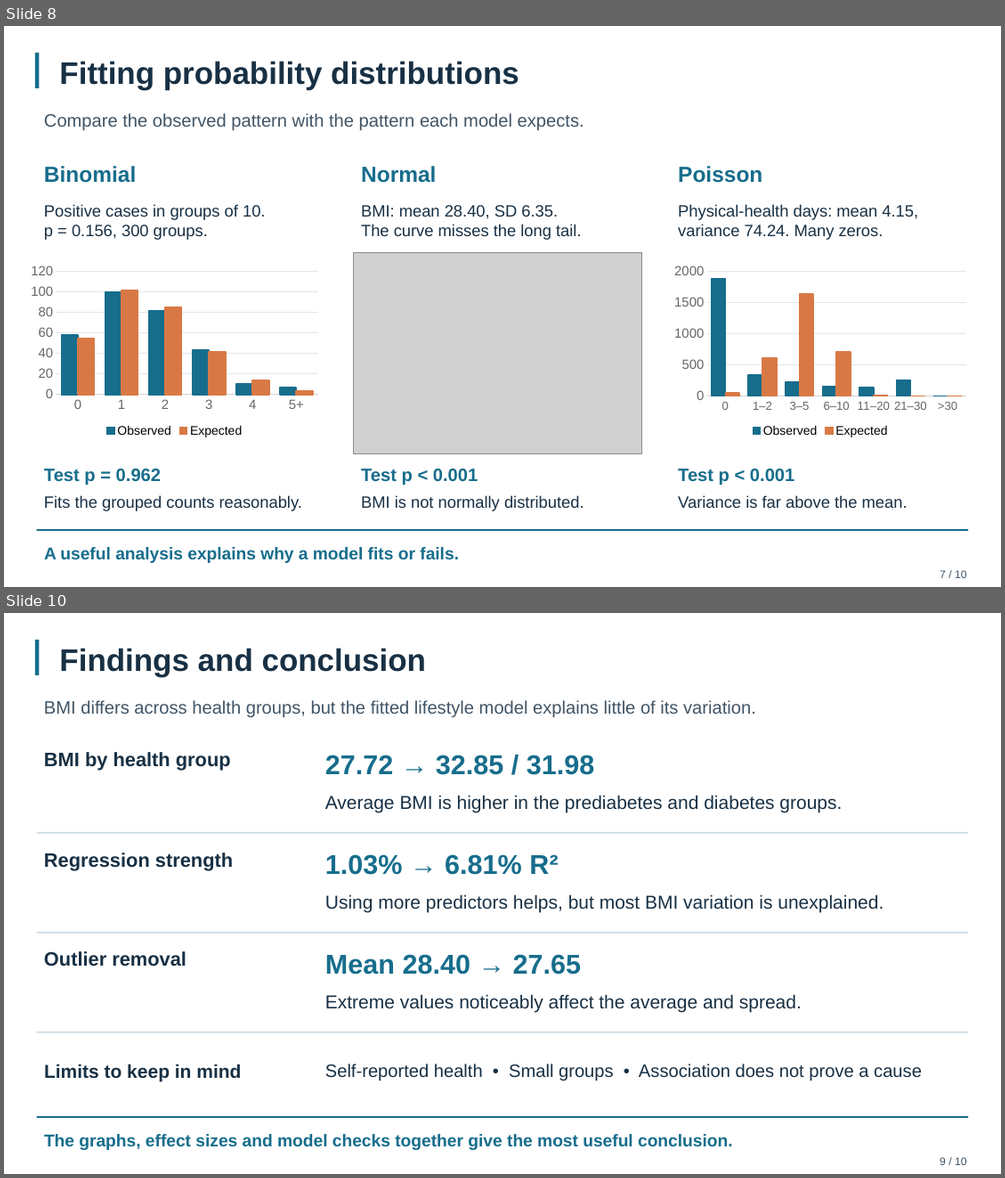
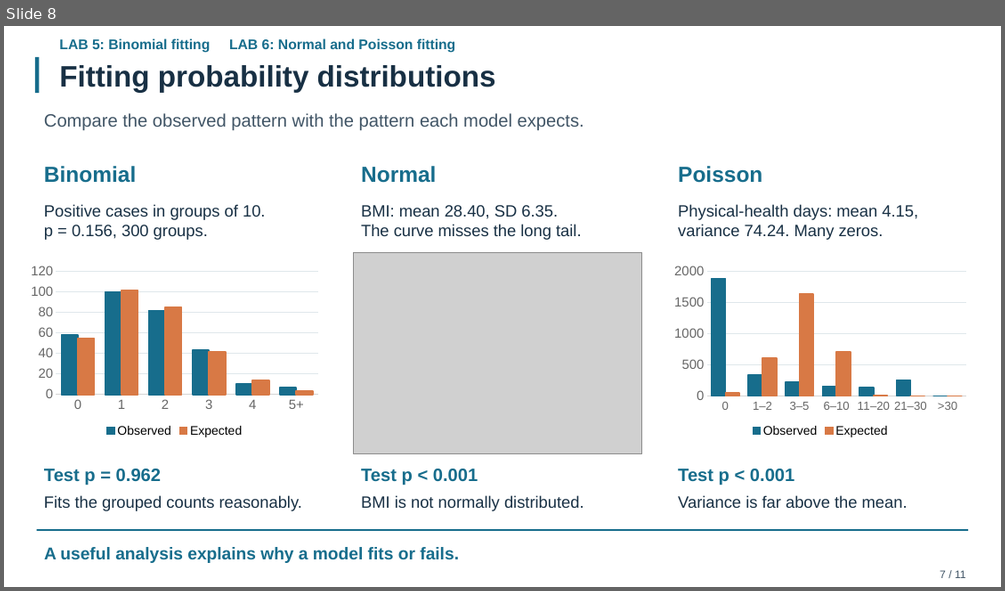
Before and after one commit to aryan8678/Maths-lab-project, a slide deck: submission/Diabetes_Statistics_Presentation.pptx. Shown one above the other, each under a label of ours: slides 8 and 10 before the commit, slide 8 after it; the slides between them are not shown. The pictures are 1005x1178 and 1005x591 pixels, drawn with LibreOffice and Linux fonts; fonts in the diff are those of the drawing; grey boxes stand for pictures. Boxes give left, top, right and bottom in pixels: in the first picture for what was removed or moved away, otherwise in the second. Text is boxed around its words. In the diff, an @@ line names an element or a change of style, - is before the commit and + after.

Commit message:
Split lab 10 and 11 slides and finish with detailed conclusion

```diff
--- a/submission/Diabetes_Statistics_Presentation.pptx
+++ b/submission/Diabetes_Statistics_Presentation.pptx
@@ slide 10 removed at <box>4,613,1001,1174</box>, background #FFFFFF @@
@@ rectangle removed at <box>35,639,39,675</box> @@
@@ text removed at <box>59,648,426,677</box> @@
-Findings and conclusion
@@ text removed at <box>44,700,756,717</box> @@
-BMI differs across health groups, but the fitted lifestyle model explains little of its variation.
@@ text removed at <box>44,752,231,771</box> @@
-BMI by health group
@@ text removed at <box>325,755,594,775</box> @@
-27.72 → 32.85 / 31.98
@@ text removed at <box>325,795,841,812</box> @@
-Average BMI is higher in the prediabetes and diabetes groups.
@@ rectangle removed at <box>37,832,969,834</box> @@
@@ text removed at <box>44,852,233,870</box> @@
-Regression strength
@@ text removed at <box>325,854,558,875</box> @@
-1.03% → 6.81% R²
@@ text removed at <box>325,894,883,912</box> @@
-Using more predictors helps, but most BMI variation is unexplained.
@@ rectangle removed at <box>37,932,969,933</box> @@
@@ text removed at <box>44,951,186,966</box> @@
-Outlier removal
@@ text removed at <box>325,954,582,974</box> @@
-Mean 28.40 → 27.65
@@ text removed at <box>325,994,801,1012</box> @@
-Extreme values noticeably affect the average and spread.
@@ rectangle removed at <box>37,1031,969,1032</box> @@
@@ text removed at <box>44,1063,241,1081</box> @@
-Limits to keep in mind
@@ text removed at <box>325,1063,922,1081</box> @@
-Self-reported health • Small groups • Association does not prove a cause
@@ rectangle removed at <box>37,1116,969,1118</box> @@
@@ text removed at <box>44,1134,733,1150</box> @@
-The graphs, effect sizes and model checks together give the most useful conclusion.
@@ text removed at <box>939,1157,967,1165</box> @@
-9 / 10
@@ slide 8 changed as well @@
@@ text added at <box>59,38,456,53</box>, 13.5 pt, text #176D8C, bold @@
+LAB 5: Binomial fitting LAB 6: Normal and Poisson fitting
@@ rectangle: place and size @@
-rectangle at <box>35,52,39,88</box>
+rectangle at <box>35,57,39,94</box>
@@ text "Fitting probability distributions" at <box>59,65,496,93</box>: size 30 to 28.5 pt @@
@@ text at <box>939,570,966,578</box>: text changed @@
-7 / 10
+7 / 11
```
Also in this commit, not shown: 9 other slides changed, 2 slides added, 14 other files.
